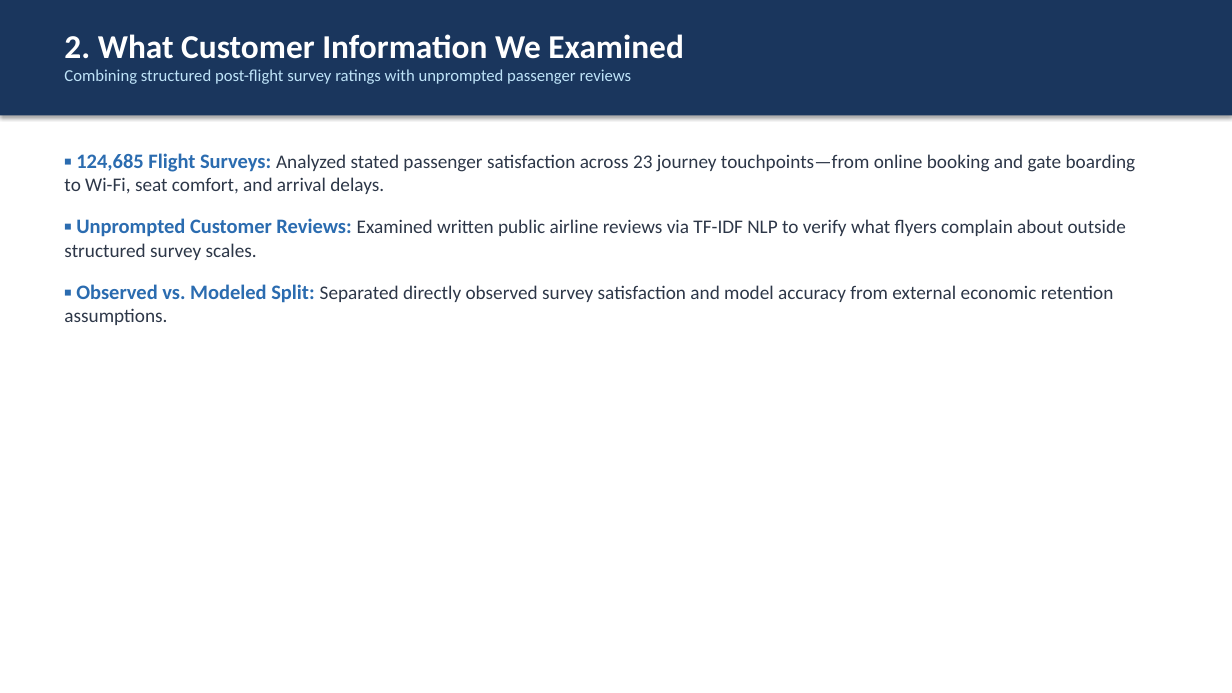
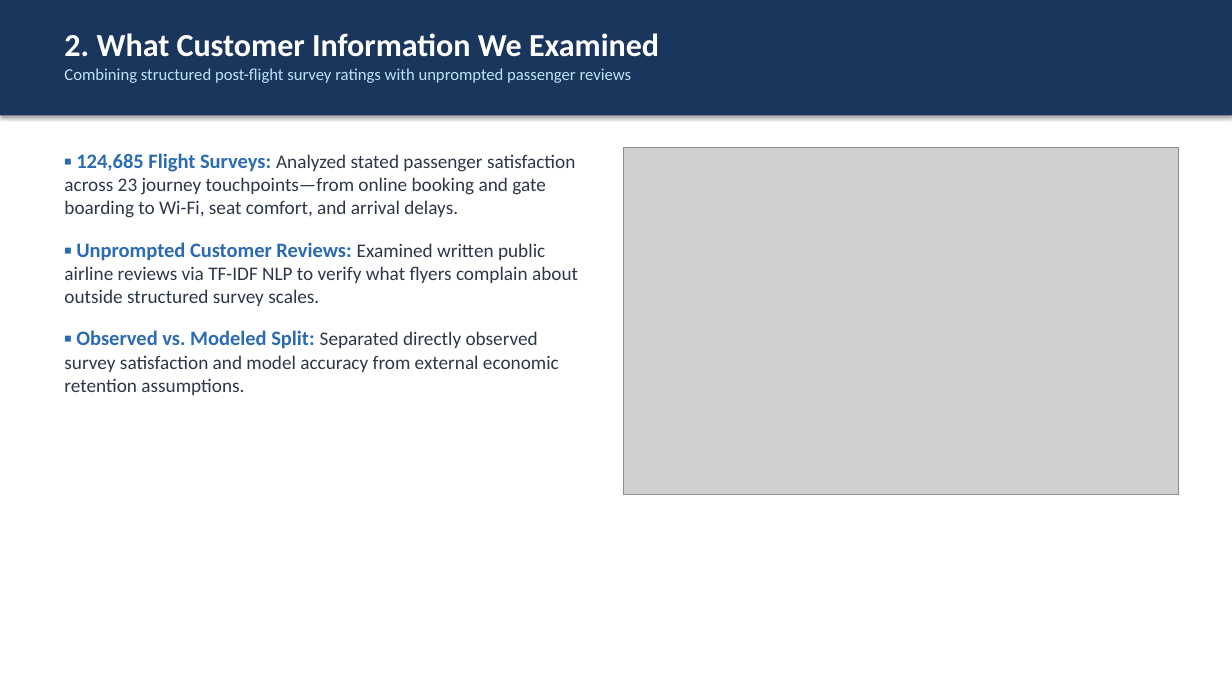
Before and after one commit to Ignacio-Flores-III/airline-passenger-satisfaction-prediction, a slide deck: slide 3 of reports/Stakeholder_Presentation.pptx. Drawn at 1232x693 pixels with LibreOffice and Linux fonts; fonts in the diff are those of the drawing; grey boxes stand for pictures. Boxes give left, top, right and bottom in pixels: in the first picture for what was removed or moved away, otherwise in the second. Text is boxed around its words. In the diff, an @@ line names an element or a change of style, - is before the commit and + after.

```diff
--- a/reports/Stakeholder_Presentation.pptx
+++ b/reports/Stakeholder_Presentation.pptx
@@ text at (64, 33, 659, 57): size 26 to 25 pt in "2. What Customer Information We Examined" @@
@@ text "▪ 124,685 Flight Surveys: Analyzed ..." rewrapped from (64, 153, 1136, 325) to (64, 153, 578, 395) @@
@@ picture added at (624, 148, 1178, 494) @@
```
Also in this commit, not shown: 4 other slides changed, 5 slides added, 1 slide removed, 2 other files.
